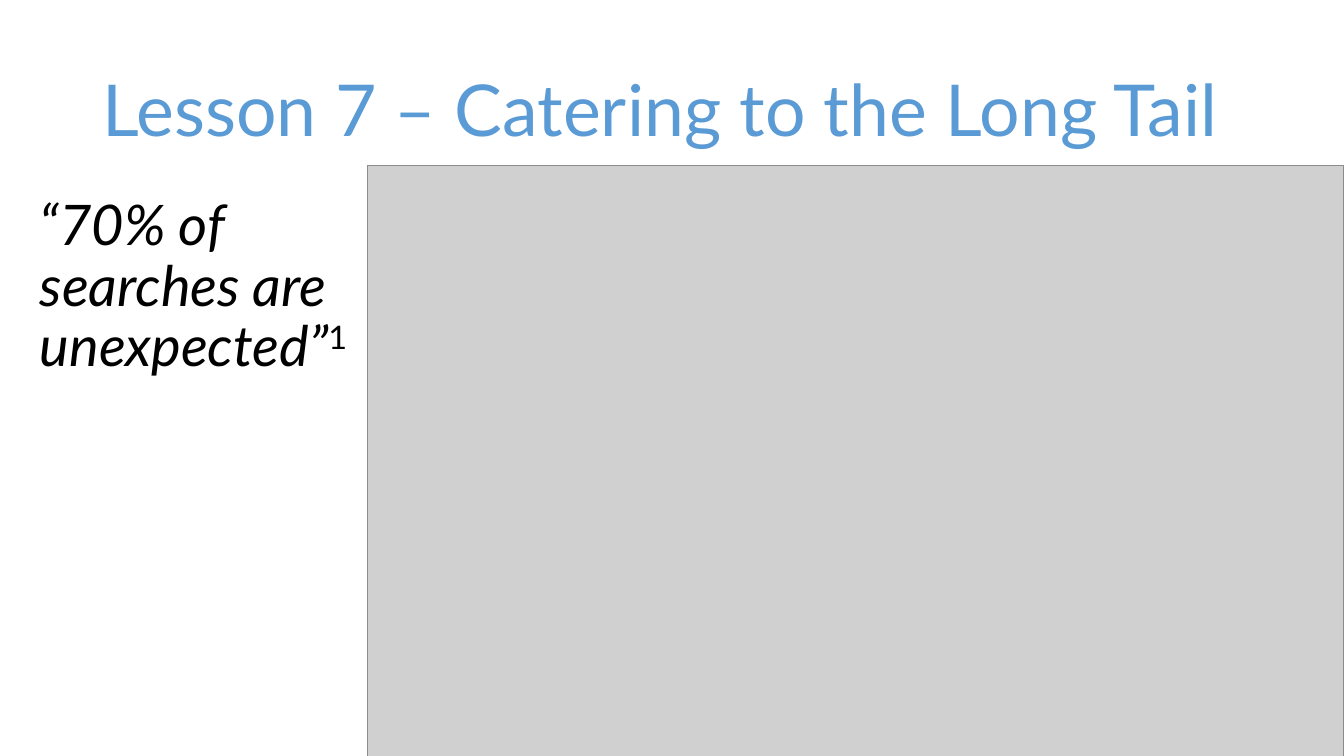
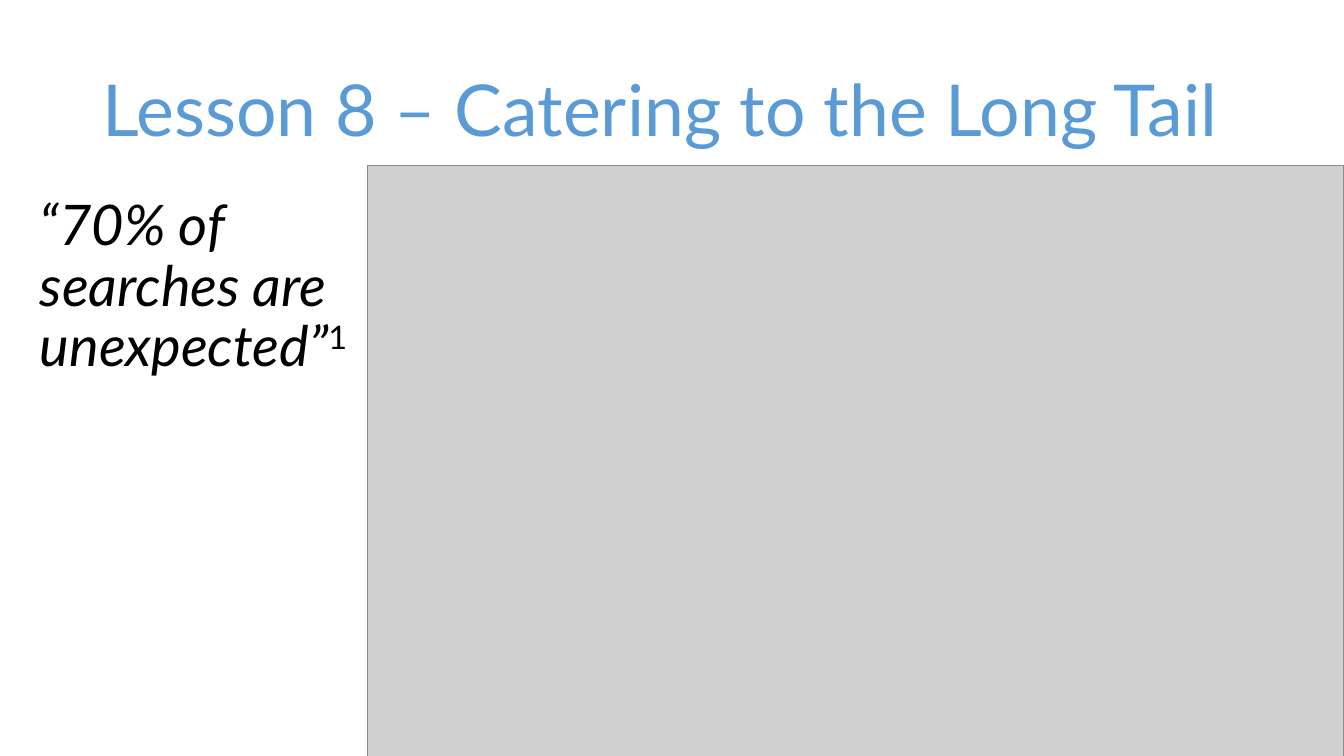
Before and after one commit to liamca/RealEstateXamarinAndroidDemo, a slide deck: slide 36 of Xamarin Azure Search Tutorial.pptx (slide 33 before the commit). Drawn at 1344x756 pixels with LibreOffice and Linux fonts; fonts in the diff are those of the drawing; grey boxes stand for pictures. Boxes give left, top, right and bottom in pixels: in the first picture for what was removed or moved away, otherwise in the second. Text is boxed around its words. In the diff, an @@ line names an element or a change of style, - is before the commit and + after.

```diff
--- a/Xamarin Azure Search Tutorial.pptx
+++ b/Xamarin Azure Search Tutorial.pptx
@@ title at bbox=[102, 83, 1218, 149]: text changed @@
-Lesson 7 – Catering to the Long Tail
+Lesson 8 – Catering to the Long Tail
```
Also in this commit, not shown: 2 slides added, 5 other files.
